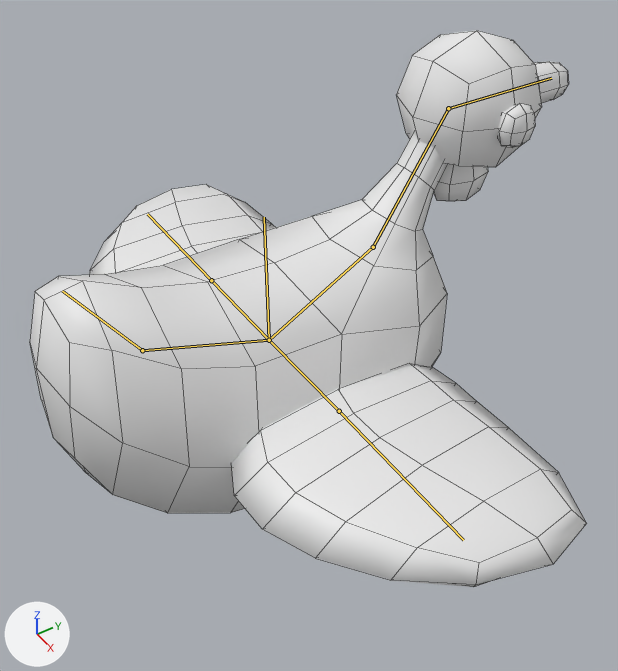
An edit to the Blender file Assets/3DArt/Models/Chickens/smoothchicken.blend, drawn before and after from the same camera.
Rendered twice from a camera (50 mm lens) standing at (7.18, -6.88, 4.25) and looking at (0.19, -2.39, -2.44). The axes (+X, +Y, +Z) are drawn at lower left. The lights are the same throughout. The bones that bend it are drawn over the model as lines. Mesh edges are drawn as thin lines.

In view in the first picture: 'Beak', 'Body', 'Gobble', 'Head', 'Left Wing', 'Right Eye', 'Right Wing'.
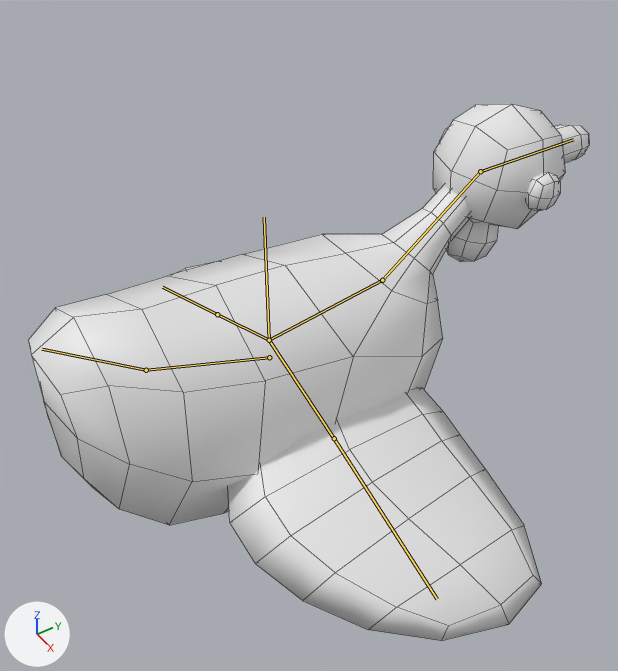
The newer file adds an action. The first version stands in its rest pose; the second is drawn at frame 30 of the action 'Walking.001'.

The change in detail:
Bone 'Back Body' (bone_back_body) moves from (0.0, 0.0, 0.0) to (0.0, -0.09, -0.27).
Bone 'Tail' (bone_tail) turns from (0, 0, 0) to (-20, 0, 0) degrees about its own x, y and z.
Bone 'Torso' (bone_torso) turns from (0, 0, 0) to (-20, 0, 0) degrees about its own x, y and z.
Bone 'Head' (bone_head) turns from (0, 0, 0) to (20, 0, 0) degrees about its own x, y and z.
Bone 'Left Body' (bone_left_body) turns from (0, 0, 0) to (-20, 0, 0) degrees about its own x, y and z.
Bone 'Right Body' (bone_right_body) turns from (0, 0, 0) to (-20, 0, 0) degrees about its own x, y and z.

Pixel boxes [x1, y1, x2, y2] of what changed, in the pictures (618 x 671 px):
'Body', posed (10% shorter)
    before: [30, 133, 447, 513]
    after: [28, 185, 470, 525]
'Right Wing', posed (12% narrower, 14% taller)
    before: [231, 364, 587, 587]
    after: [228, 387, 542, 641]
'Head', posed (10% narrower, 9% shorter)
    before: [396, 30, 542, 167]
    after: [433, 104, 565, 229]
'Left Wing', posed
    before: [89, 184, 276, 275]
    after: [177, 262, 213, 273]
'Gobble', posed
    before: [434, 164, 488, 201]
    after: [446, 219, 498, 262]
'Right Eye', posed (8% narrower, 13% shorter)
    before: [498, 103, 535, 148]
    after: [526, 172, 560, 211]
'Beak', posed
    before: [534, 61, 569, 103]
    after: [554, 125, 589, 163]
bone 'Back Body', root to tip
    before: (269, 340) to (142, 350)
    after: (269, 357) to (146, 370)
bone 'Tail', root to tip
    before: (142, 350) to (62, 291)
    after: (146, 370) to (42, 349)
bone 'Torso', root to tip
    before: (269, 340) to (373, 247)
    after: (269, 340) to (382, 280)
bone 'Head', root to tip
    before: (448, 108) to (551, 78)
    after: (480, 171) to (573, 139)
bone 'Left Body', root to tip
    before: (269, 340) to (211, 280)
    after: (269, 340) to (217, 314)
bone 'Right Body', root to tip
    before: (269, 340) to (339, 411)
    after: (269, 340) to (334, 438)
